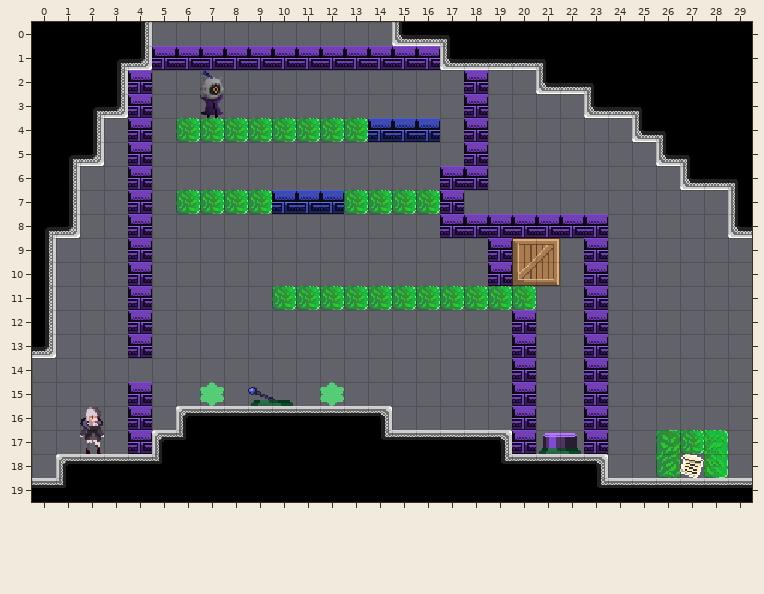
Two states of a Tiled map, Assets/maps/BookmarkLevels/6 - Random Baelz Seeds/3.tmx. Above is the file before it was changed.
Cells are 16x16 px. Shown: x 0..29, y 0..19.
The result:
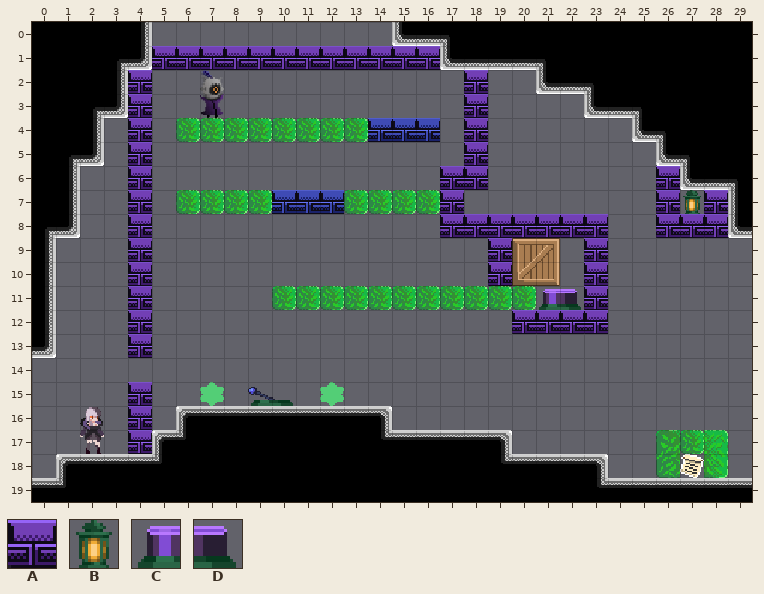
Key: from "PlaceholderSprites": A 28, B 45, C 86, D 87.
_ is an empty cell, . an unchanged one.
Commit message: Mild changes to last level
The exact change:
--- layer "ground"
@@ x 21..22 @@
-11 __
+11 CD
@@ x 21..22 @@
-17 CD
+17 __
--- layer "onoff2-defaulton"
@@ x 26..28 @@
- 6 _..
- 7 ___
- 8 ___
+ 6 A..
+ 7 ABA
+ 8 AAA
@@ x 20..23 @@
-12 .__.
-13 A..A
-14 A..A
-15 A..A
-16 A..A
-17 A..A
+12 .AA.
+13 _.._
+14 _.._
+15 _.._
+16 _.._
+17 _.._
